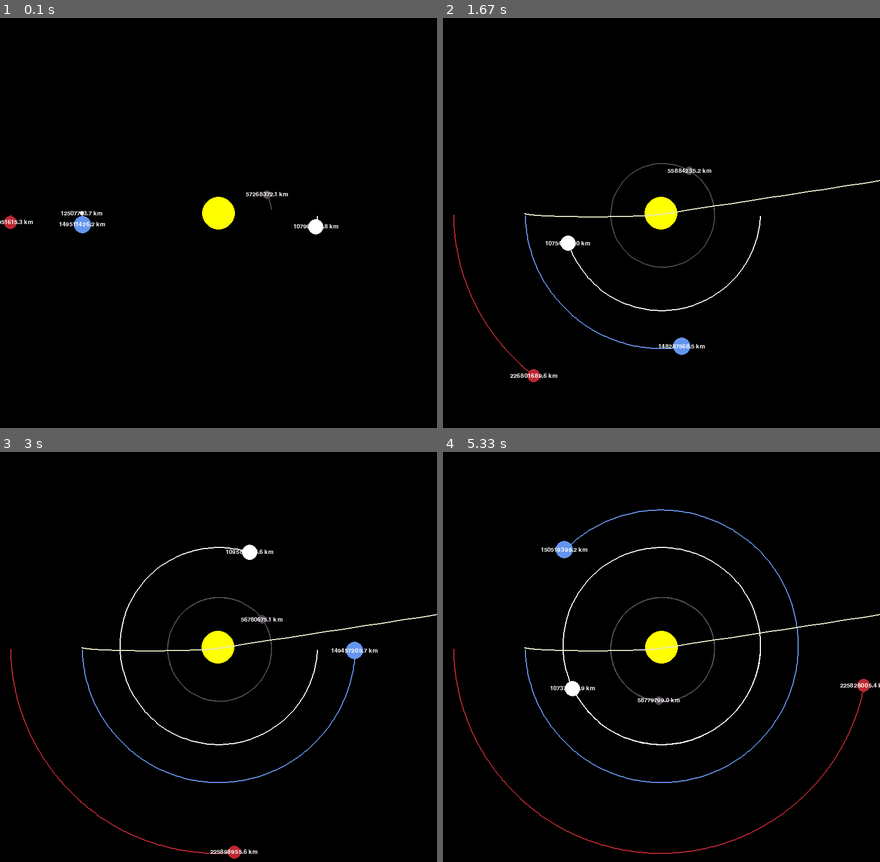
Above: before the commit, frames 1-4 (two rows, left to right).
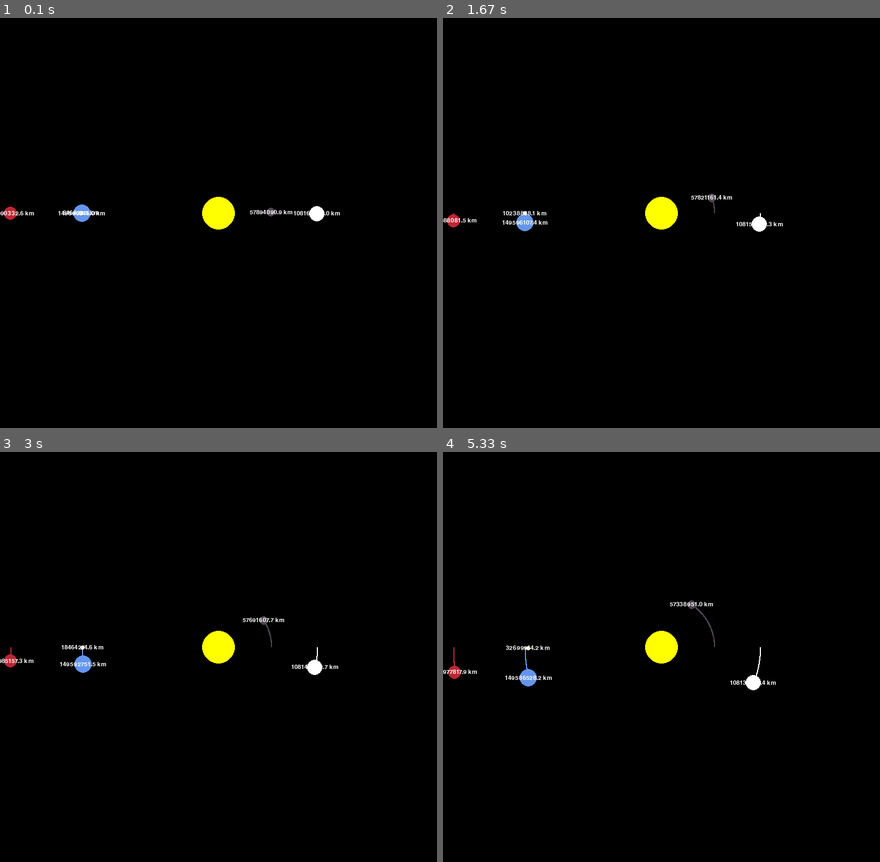
Above: after the commit, the same moments.

Repository: LeonardoZanotti/PyPlanet
Game: pygame game, started from pyplanet.py
Two runs of this game, one before a commit and one after it. Both use one fixed random seed, a clock stepped at 60 frames per second and the inputs below.
Inputs:
- Up to frame 1 (0.1 s): no input
- Up to frame 2 (1.67 s): no input
- Up to frame 3 (3 s): no input
- Up to frame 4 (5.33 s): no input

The runs differ from the first frame. In frame 1, 0.9% of the frame differs, in the area x 0-78%, y 42-53%; in frame 2, 1.8%; in frame 3, 2.0%; in frame 4, 2.5%, in the area x 0-100%, y 13-99%.

Commit message:
created father class Star

Diff:
--- a/pyplanet.py
+++ b/pyplanet.py
@@ -23,12 +23,32 @@
 FONT = pygame.font.SysFont("comicsans", 16)
 
 
-class Planet:
+class Star:
     AU = 149.6e9  # Astronomical Unities
     G = 6.67428e-11
     SCALE = 250 / AU    # 1 AU = 100 pixels
-    TIMESTEP = 3600 * 24    # 1 day
+    TIMESTEP = 3600    # 1 hour
 
+    def update_position(self, planets):
+        total_fx = total_fy = 0
+
+        for planet in planets:
+            if self == planet:
+                continue
+
+            fx, fy = self.attraction(planet)
+            total_fx += fx
+            total_fy += fy
+
+        self.x_vel += total_fx / self.mass * self.TIMESTEP
+        self.y_vel += total_fy / self.mass * self.TIMESTEP
+
+        self.x += self.x_vel * self.TIMESTEP
+        self.y += self.y_vel * self.TIMESTEP
+        self.orbit.append((self.x, self.y))
+
+
+class Planet(Star):
     def __init__(self, x, y, radius, color, mass):
         self.x = x
         self.y = y
@@ -77,31 +97,8 @@
 
         return force_x, force_y
 
-    def update_position(self, planets):
-        total_fx = total_fy = 0
 
-        for planet in planets:
-            if self == planet:
-                continue
-
-            fx, fy = self.attraction(planet)
-            total_fx += fx
-            total_fy += fy
-
-        self.x_vel += total_fx / self.mass * self.TIMESTEP
-        self.y_vel += total_fy / self.mass * self.TIMESTEP
-
-        self.x += self.x_vel * self.TIMESTEP
-        self.y += self.y_vel * self.TIMESTEP
-        self.orbit.append((self.x, self.y))
-
-
-class Moon:
-    AU = 149.6e9  # Astronomical Unities
-    G = 6.67428e-11
-    SCALE = 250 / AU    # 1 AU = 100 pixels
-    TIMESTEP = 3600 * 24    # 1 day
-
+class Moon(Star):
     def __init__(self, planet, x, y, radius, color, mass):
         self.planet = planet
         self.x = x
@@ -149,24 +146,6 @@
 
         return force_x, force_y
 
-    def update_position(self, planets):
-        total_fx = total_fy = 0
-
-        for planet in planets:
-            if self == planet:
-                continue
-
-            fx, fy = self.attraction(planet)
-            total_fx += fx
-            total_fy += fy
-
-        self.x_vel += total_fx / self.mass * self.TIMESTEP
-        self.y_vel += total_fy / self.mass * self.TIMESTEP
-
-        self.x += self.x_vel * self.TIMESTEP
-        self.y += self.y_vel * self.TIMESTEP
-        self.orbit.append((self.x, self.y))
-
 
 def main():
     clock = pygame.time.Clock()
